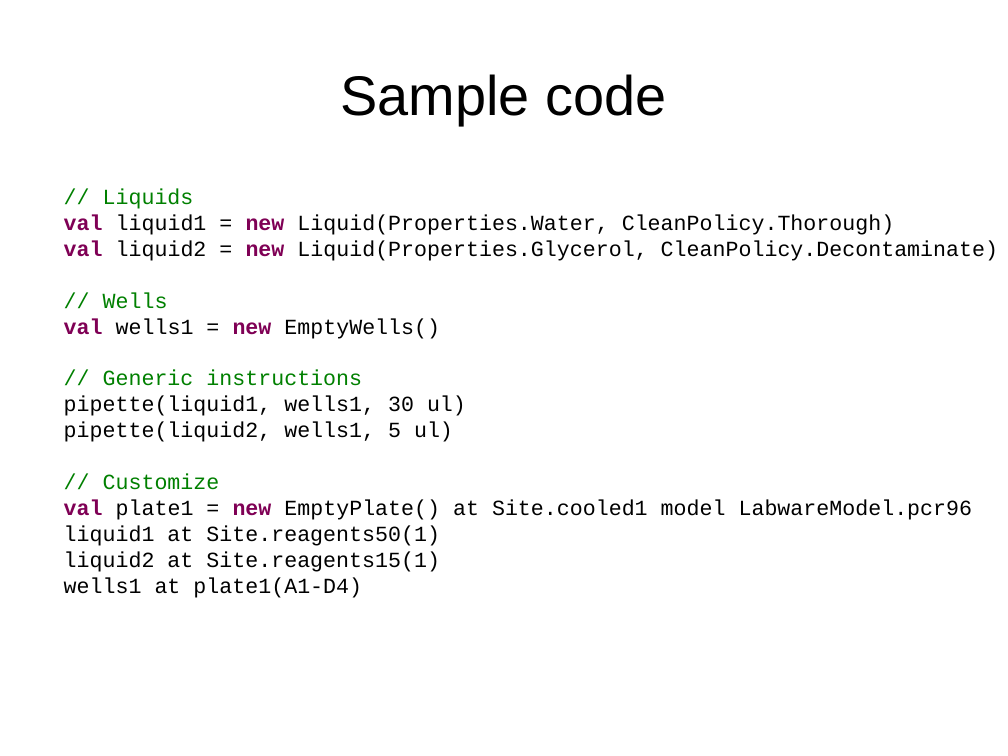
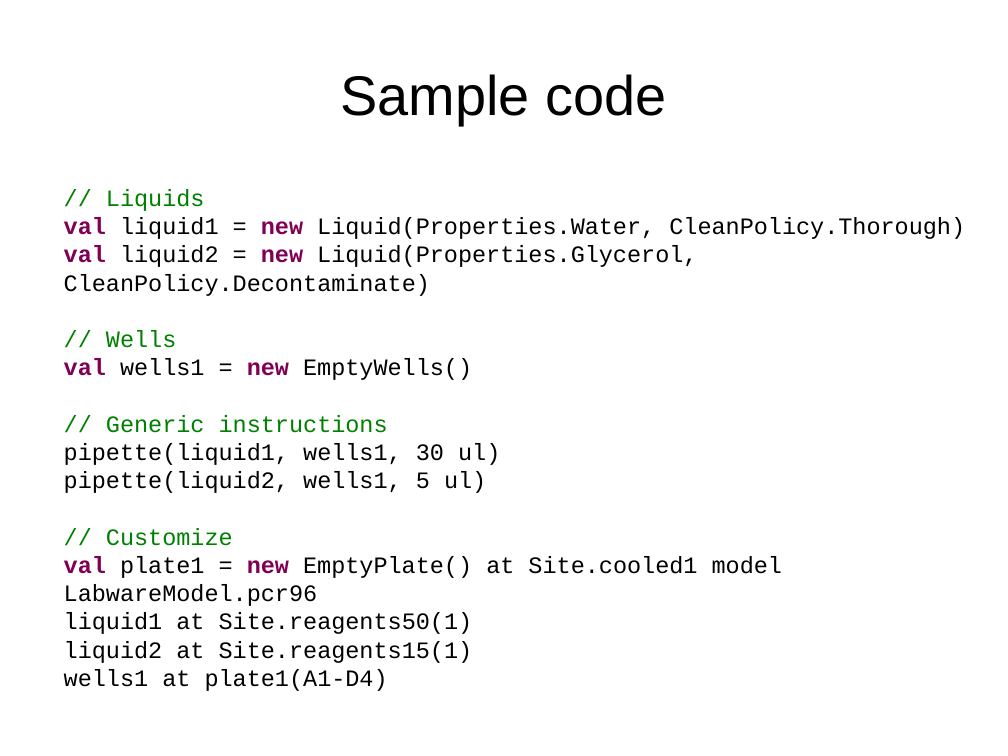
Before and after one commit to ellis/roboliq, a slide deck: slide 4 of doc/report3.odp. Drawn at 1008x756 pixels with LibreOffice and Linux fonts; fonts in the diff are those of the drawing. Boxes give left, top, right and bottom in pixels: in the first picture for what was removed or moved away, otherwise in the second. Text is boxed around its words. In the diff, an @@ line names an element or a change of style, - is before the commit and + after.

```diff
--- a/doc/report3.odp
+++ b/doc/report3.odp
@@ text "// Liquids" at (64,189,965,691): size 17 to 18.5 pt @@
```
Also in this commit, not shown: 1 other slide changed, 2 slides added, 1 slide removed.
